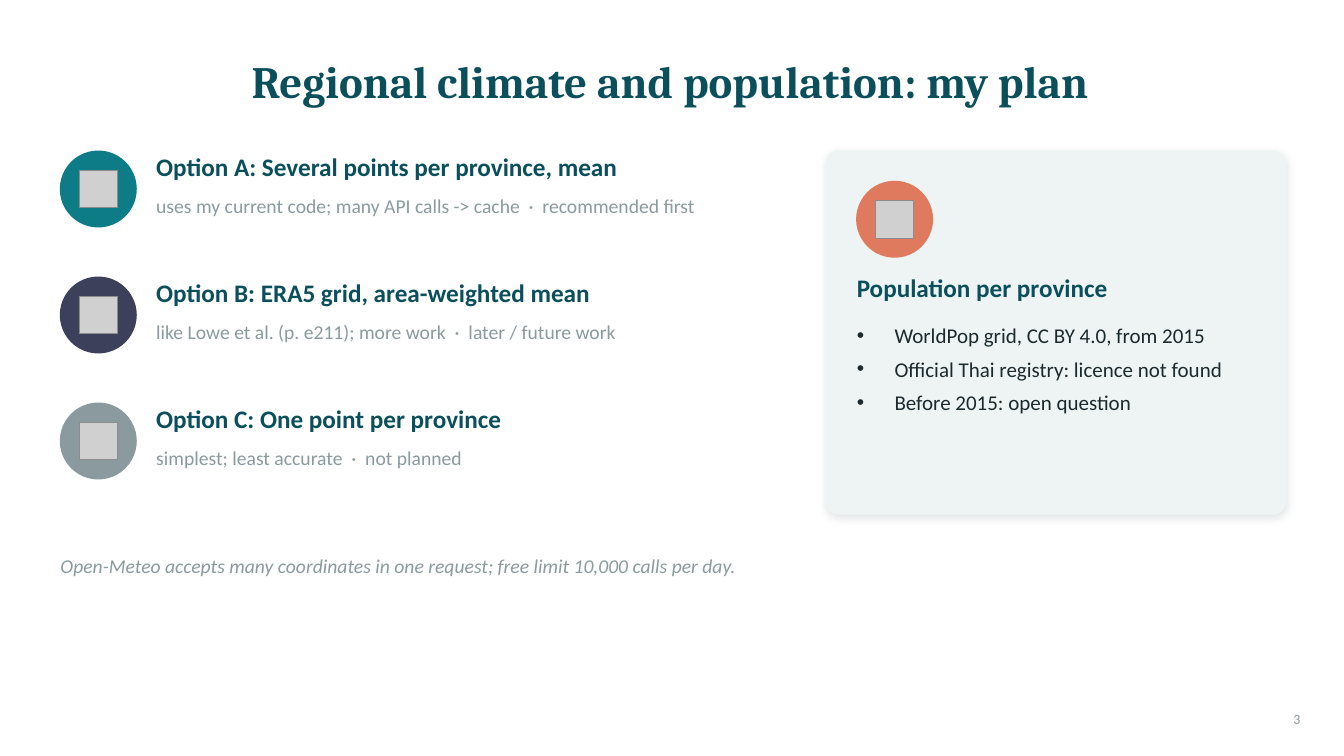
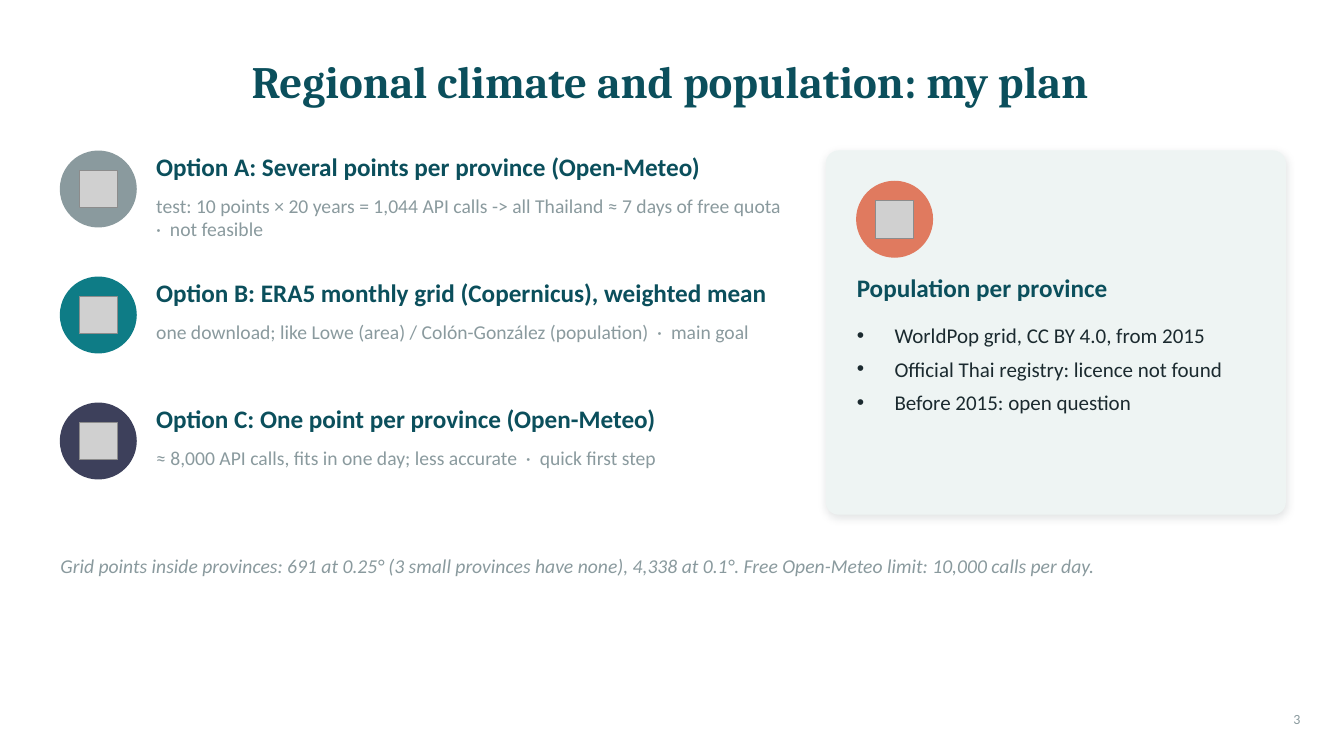
Before and after one commit to geohanibal/llm-climate-health, a slide deck: slide 3 of docs/thesis/supervisor_meetings/2026-11-19_presentation.pptx. Drawn at 1344x756 pixels with LibreOffice and Linux fonts; fonts in the diff are those of the drawing; grey boxes stand for pictures. Boxes give left, top, right and bottom in pixels: in the first picture for what was removed or moved away, otherwise in the second. Text is boxed around its words. In the diff, an @@ line names an element or a change of style, - is before the commit and + after.

```diff
--- a/docs/thesis/supervisor_meetings/2026-11-19_presentation.pptx
+++ b/docs/thesis/supervisor_meetings/2026-11-19_presentation.pptx
@@ ellipse at (60, 151, 136, 227): fill #0E7C86 to #8A9A9E; outline #0E7C86 1 pt to #8A9A9E 1 pt @@
@@ text at (156, 157, 700, 180): text changed @@
-Option A: Several points per province, mean
+Option A: Several points per province (Open-Meteo)
@@ text at (156, 199, 781, 236): text changed @@
-uses my current code; many API calls -> cache · recommended first
+test: 10 points × 20 years = 1,044 API calls -> all Thailand ≈ 7 days of free quota · not feasible
@@ ellipse at (60, 277, 136, 353): fill #3D405B to #0E7C86; outline #3D405B 1 pt to #0E7C86 1 pt @@
@@ text at (156, 283, 766, 307): text changed @@
-Option B: ERA5 grid, area-weighted mean
+Option B: ERA5 monthly grid (Copernicus), weighted mean
@@ text at (156, 325, 748, 343): text changed @@
-like Lowe et al. (p. e211); more work · later / future work
+one download; like Lowe (area) / Colón-González (population) · main goal
@@ ellipse at (60, 403, 136, 479): fill #8A9A9E to #3D405B; outline #8A9A9E 1 pt to #3D405B 1 pt @@
@@ text at (156, 409, 655, 432): text changed @@
-Option C: One point per province
+Option C: One point per province (Open-Meteo)
@@ text at (170, 451, 656, 468): text changed @@
-simplest; least accurate · not planned
+≈ 8,000 API calls, fits in one day; less accurate · quick first step
@@ text at (60, 559, 1094, 576): text changed @@
-Open-Meteo accepts many coordinates in one request; free limit 10,000 calls per day.
+Grid points inside provinces: 691 at 0.25° (3 small provinces have none), 4,338 at 0.1°. Free Open-Meteo limit: 10,000 calls per day.
```
Also in this commit, not shown: 1 other slide changed, 2 other files.
